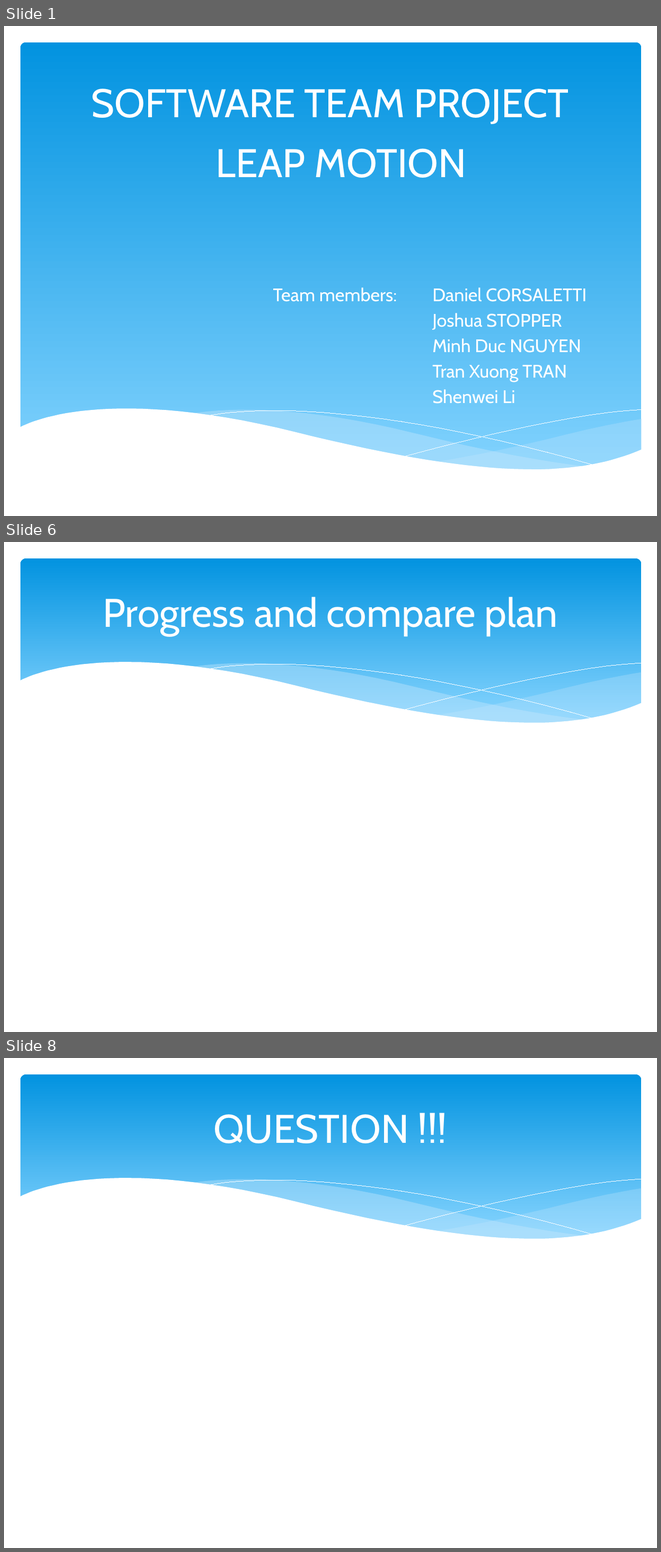
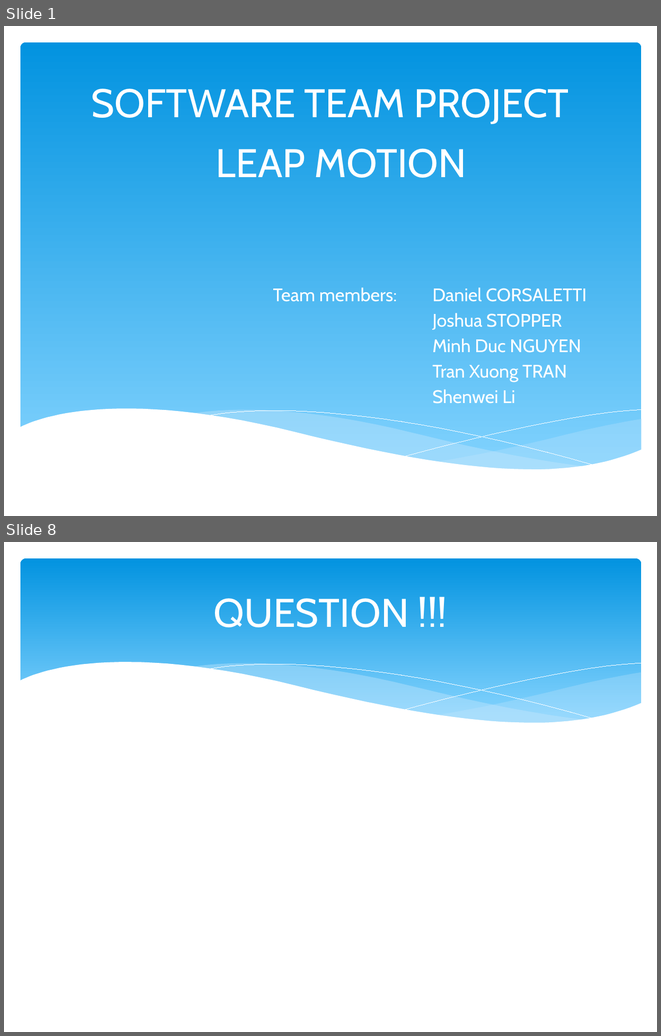
Before and after one commit to ngokylan/Leap-Motion, a slide deck: Presentaton slide/presentation week 7.pptx. Shown one above the other, each under a label of ours: slides 1, 6 and 8 before the commit, slides 1 and 8 after it; the slides between them are not shown. The pictures are 661x1552 and 661x1036 pixels, drawn with LibreOffice and Linux fonts; fonts in the diff are those of the drawing. Boxes give left, top, right and bottom in pixels: in the first picture for what was removed or moved away, otherwise in the second. Text is boxed around its words. In the diff, an @@ line names an element or a change of style, - is before the commit and + after.

```diff
--- a/Presentaton slide/presentation week 7.pptx
+++ b/Presentaton slide/presentation week 7.pptx
@@ slide 6 removed at bbox=[4, 542, 657, 1032], background #FFFFFF; not listed: 6 template elements that a slide beside it also shows @@
@@ title removed at bbox=[103, 597, 558, 635] @@
-Progress and compare plan
```
Also in this commit, not shown: 3 slides changed, 3 slides added, 2 other slides removed.
